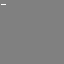
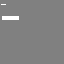
Two versions of the same layered image (64 x 64). Layer-by-layer changes:
added layer "house1" above "kitty" over [2, 16, 19, 20]
